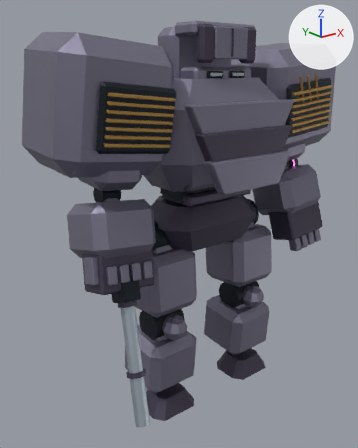
The Blender file out/mech_reference/t12/t12.blend: old version first, new version second.
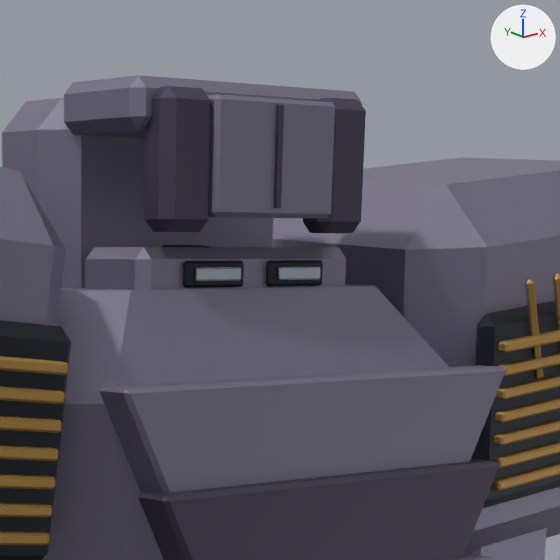
There are two pictures of each version: one whole from a camera (50 mm lens) standing at (-4.77, -5.46, 4.97) and looking at (-0.46, -0.07, 2.81), one close up on the part from 44% to 86% of the width and 0% to 34% of the height. The axes (+X, +Y, +Z) are drawn at upper right. The lights are the same throughout. The last two pictures show the newer version. Both versions are drawn at frame 1 of the action 't12:heavy:charge_hinge'; the numbers are the values there.

Before the edit, the objects in view are built like this:
```python
me_broad_recessed_cannon_helmet = bpy.data.meshes.new('Broad recessed cannon helmet')
me_broad_recessed_cannon_helmet.from_pydata(...)  # a box spanning x -0.585..0.585, y -0.215..0.215, z -0.475..0.475
me_broad_recessed_cannon_helmet.materials.append(mat_armor)  # grey #858196
me_separated_cooling_louver_002 = bpy.data.meshes.new('Separated cooling louver.002')
me_separated_cooling_louver_002.from_pydata(...)  # a box spanning x -0.45..0.45, y -0.027..0.027, z -0.02..0.02
me_separated_cooling_louver_002.materials.append(mat_brass)  # orange #bb9350
ob_broad_recessed_cannon_helmet = bpy.data.objects.new('Broad recessed cannon helmet', me_broad_recessed_cannon_helmet)
ob_broad_recessed_cannon_helmet.parent = ob_head
ob_broad_recessed_cannon_helmet.location = (0.0, 0.2, 0.02)
_m = ob_broad_recessed_cannon_helmet.modifiers.new('Armor edge chamfer', 'BEVEL')
_m.width = 0.11
_m.width_pct = 0.11
ob_charge_hinge = bpy.data.objects.new('charge_hinge', None)
ob_charge_hinge.parent = ob_heavy
ob_charge_hinge.location = (0.0, -0.18, 0.2)
ob_separated_cooling_louver_002 = bpy.data.objects.new('Separated cooling louver.002', me_separated_cooling_louver_002)
ob_separated_cooling_louver_002.parent = ob_shoulder_r
ob_separated_cooling_louver_002.location = (0.0, -0.69, -0.05)
_m = ob_separated_cooling_louver_002.modifiers.new('Armor edge chamfer', 'BEVEL')
_m.width = 0.008
_m.width_pct = 0.008
# also in view: 'Shoulder reactor armor.001' at (1.66, 0.0, 4.53); 'White colossus eye' at (-0.2, -0.52, 4.9); 'Separated cooling louver.001' at (-1.57, -0.73, 4.22); 'Recessed colossus visor.001' at (0.2, -0.5, 4.9); 'Closed forehead cannon shutter' at (0.0, -0.55, 5.28)
```
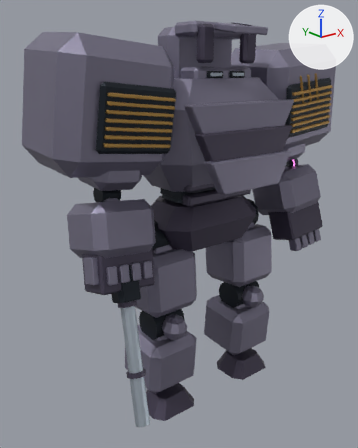
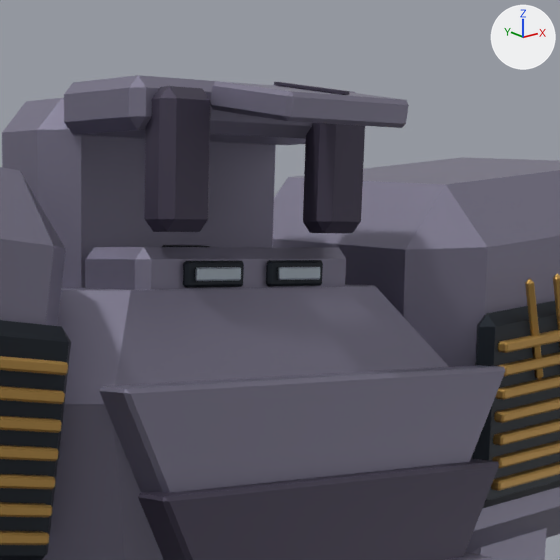
ob_charge_hinge is not drawn itself; it is the parent of ob_closed_forehead_cannon_shutter, ob_forehead_shutter_central_seam.

Boxes [x1, y1, x2, y2] around the edits, measured in the close-ups (560 x 560 px):
'Closed forehead cannon shutter', turned: before [207, 94, 335, 219]; after [210, 81, 409, 128]
'Forehead shutter central seam', turned: before [274, 104, 284, 208]; after [274, 82, 350, 95]

What the commit changed:
Object 'charge_hinge' (ob_charge_hinge) turns from (0, 0, 0) to (-81, 0, 0) degrees about x, y and z.
